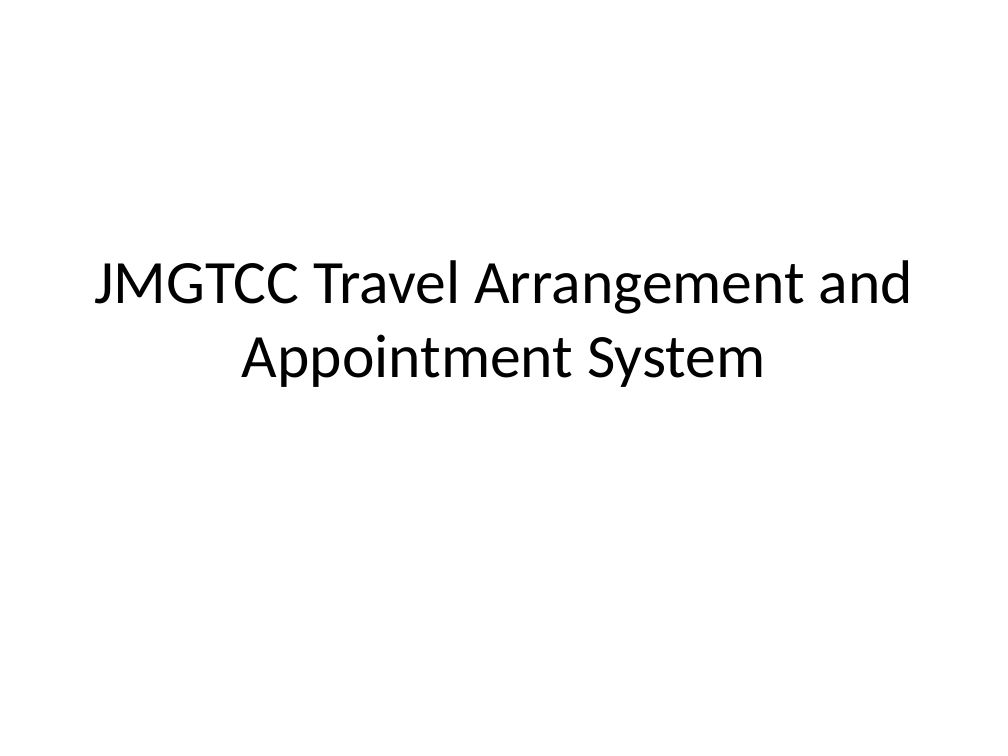
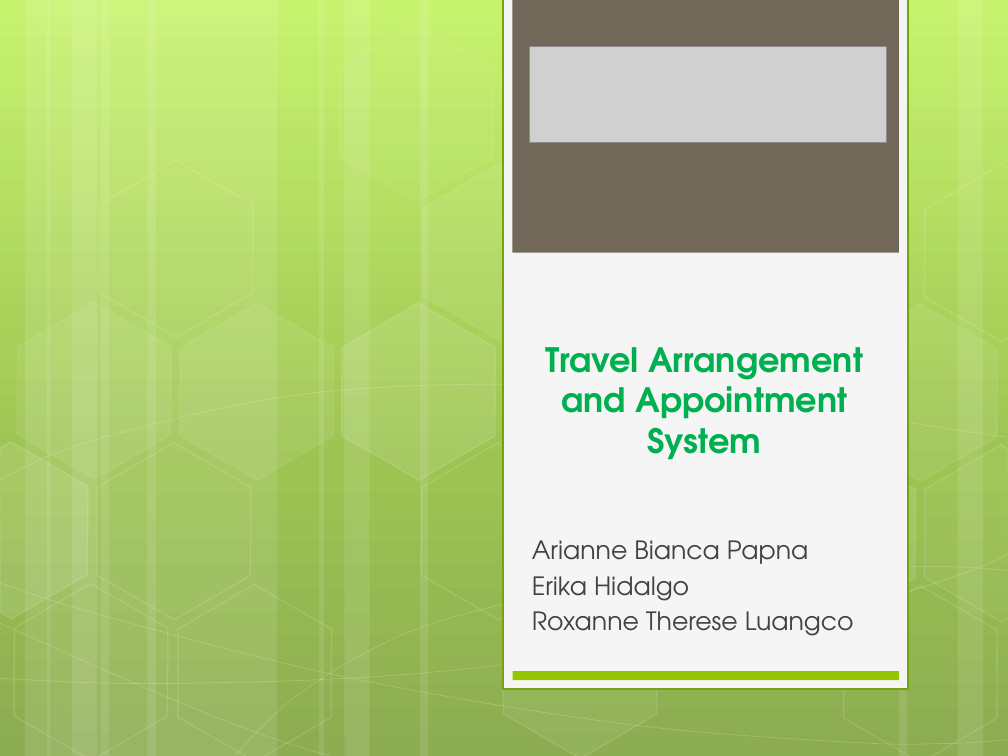
Before and after one commit to joegeneq/apc-softdev-it111-04, a slide deck: slide 1 of documentation/softdev/JMGTCC Travel Arrangement and Appointment System(Initial).pptx. Drawn at 1008x756 pixels with LibreOffice and Linux fonts; fonts in the diff are those of the drawing; grey boxes stand for pictures. Boxes give left, top, right and bottom in pixels: in the first picture for what was removed or moved away, otherwise in the second. Text is boxed around its words. In the diff, an @@ line names an element or a change of style, - is before the commit and + after.

```diff
--- a/documentation/softdev/JMGTCC Travel Arrangement and Appointment System(Initial).pptx
+++ b/documentation/softdev/JMGTCC Travel Arrangement and Appointment System(Initial).pptx
@@ background #FFFFFF to gradient #C3F35F to #93BF3F to #81A53E @@
@@ rectangle added at box(503, 0, 908, 689), fill #F5F5F5, outline #74A510 1.25 pt @@
@@ rectangle added at box(512, 0, 898, 253), fill #71685A @@
@@ picture added at box(529, 46, 886, 143) @@
@@ group added at box(0, 0, 1008, 756): 14 hexagons, 12 rectangles, 8 freeform shapes @@
@@ title "Travel Arrangement and Appointment System" at box(546, 347, 863, 460): vertical alignment middle to bottom @@
@@ title at box(546, 347, 863, 460): text changed; size 44 to 24 pt; font Calibri to TeX Gyre Adventor; text colour #000000 to #00B050; bold on @@
-JMGTCC Travel Arrangement and Appointment System
+Travel Arrangement and Appointment System
@@ subtitle added at box(532, 540, 854, 636), 18 pt, text #424242 @@
+Arianne Bianca Papna
+Erika Hidalgo
+Roxanne Therese Luangco
@@ rectangle added at box(513, 671, 899, 680), fill #94C600 @@
```
Also in this commit, not shown: 5 other slides changed, 12 slides added, 4 slides removed.
